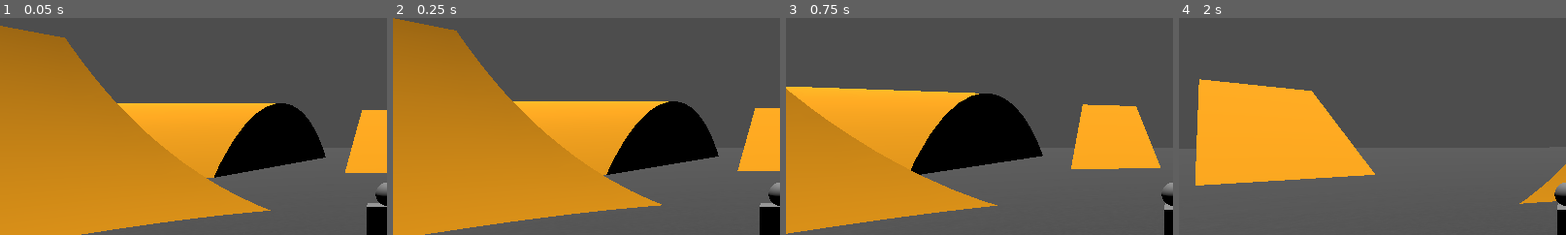
Above: before the commit, frames 1-4 (left to right).
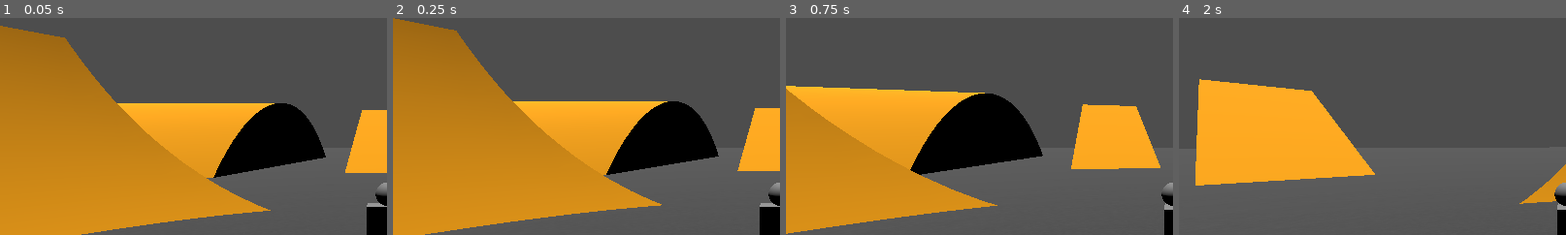
Above: after the commit, the same moments.

Repository: Griiimon/Skateboard-Demo
Game: Godot game, scene res://level.tscn
Two runs of this game, one before a commit and one after it. Both use one fixed random seed, a clock stepped at 60 frames per second and the inputs below.
Inputs:
- Up to frame 1 (0.05 s): no input
- Up to frame 2 (0.25 s): no input
- Up to frame 3 (0.75 s): hold D (turn_right) from 0.53 s (still down); tap W (push) at 0.6 s
- Up to frame 4 (2 s): release D (turn_right) at 1.28 s; hold S (brake) from 1.28 s (still down); tap W (push) at 1.35 s
The pictures show only the part of the screen within x 0-50%, y 3-53%; the shares and areas given below are measured in that part.

The runs differ from the first frame. In frame 1, less than 0.1% of the frame differs, in the area x 55-85%, y 39-74%; in frame 2, less than 0.1%; in frame 3, 0.1%, in the area x 0-66%, y 31-71%; in frame 4, nothing differs.

Commit message:
Update level.tscn

Diff:
--- a/level.tscn
+++ b/level.tscn
@@ -37,6 +37,7 @@
 top_radius = 40.0
 bottom_radius = 40.0
 height = 30.0
+radial_segments = 128
 
 [node name="Level" type="Node3D"]
 
